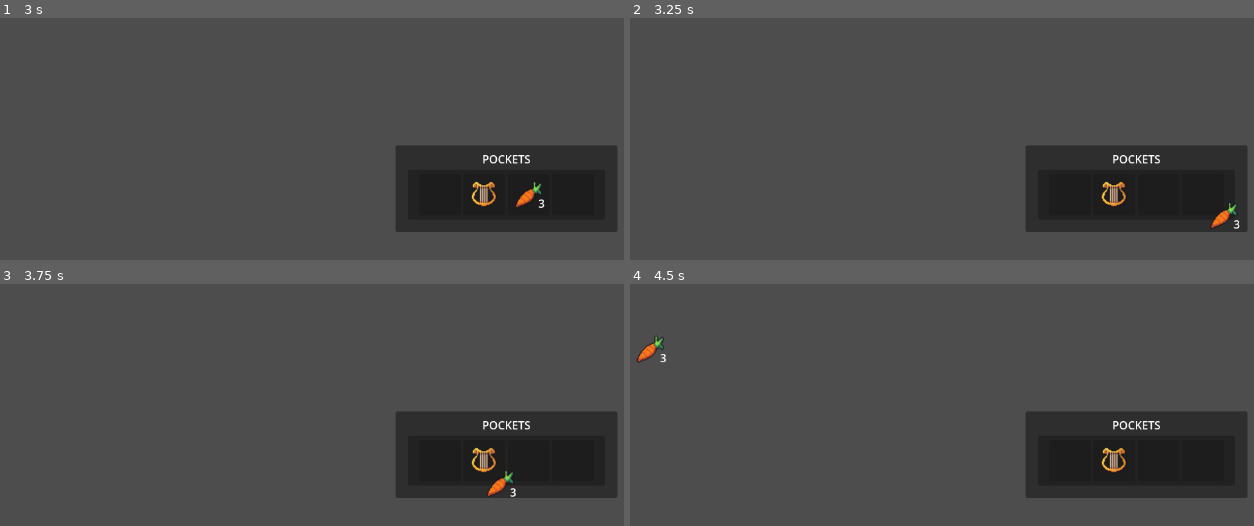
Above: before the commit, frames 1-4 (two rows, left to right).
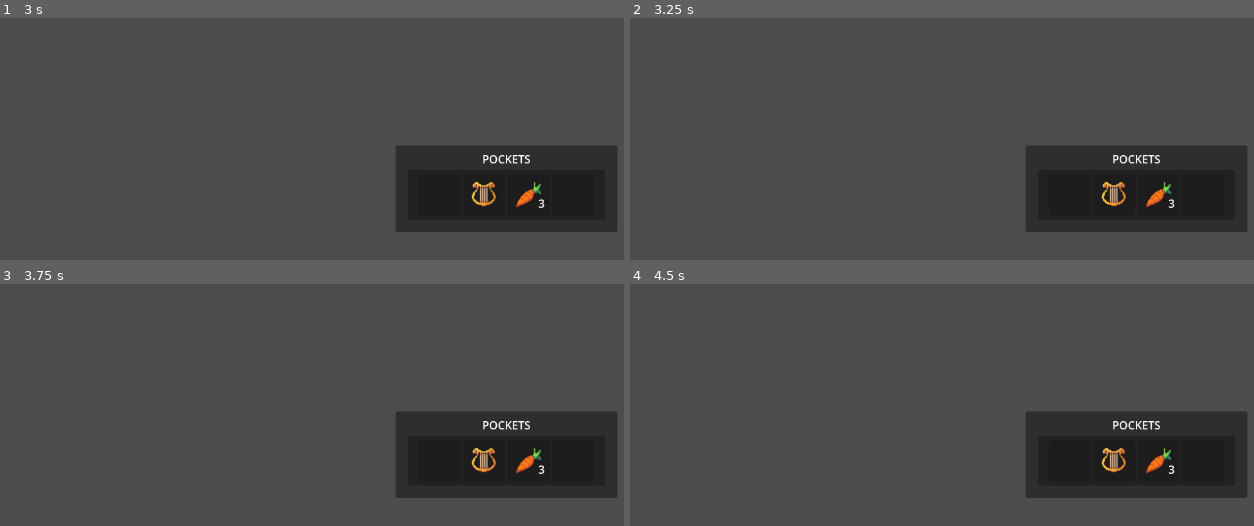
Above: after the commit, the same moments.

Repository: hamgoblin45/Fascism-Sim
Game: Godot game, scene res://Interface/inventory_ui.tscn
Same seed, same stepped clock (60 frames per second), same inputs: the game is played once before the commit and once after it.
Inputs (mouse positions are in pixels of both pictures, inside the frame that each line leads up to):
- Up to frame 1 (3 s): tap Enter at 0.5, 2 s; move the mouse to (443, 194) at 0.52 s; click (443, 194) at 0.6 s; tap Space at 1.25, 2.75 s; move the mouse to (486, 194) at 1.27 s; click (486, 194) at 1.35 s; move the mouse to (530, 194) at 2.02 s; click (530, 194) at 2.1 s; move the mouse to (574, 194) at 2.77 s; click (574, 194) at 2.85 s
- Up to frame 2 (3.25 s): no input
- Up to frame 3 (3.75 s): tap Enter at 3.5 s; move the mouse to (480, 463) at 3.52 s; click (480, 463) at 3.6 s
- Up to frame 4 (4.5 s): tap Space at 4.25 s; move the mouse to (outside the picture) at 4.27 s; click (outside the picture) at 4.35 s

Frame 1 is identical in both runs. In frame 2, 0.4% of the frame differs, in the area x 82-98%, y 67-88%; in frame 3, 0.4%; in frame 4, 0.4%, in the area x 1-88%, y 21-79%.

Commit message:
Can drag and drop items onto empty slots

Diff:
--- a/fasc-sim-inventory-ui/Interface/inventory_slot_ui.gd
+++ b/fasc-sim-inventory-ui/Interface/inventory_slot_ui.gd
@@ -46,7 +46,7 @@
 		if event.button_index == MOUSE_BUTTON_LEFT:
 			#if Input.is_action_pressed("")
 			print("left click")
-			EventBus.inventory_interacted.emit(slot_data, "click")
+			EventBus.inventory_interacted.emit(self, slot_data, "click")
 		if event.button_index == MOUSE_BUTTON_RIGHT:
 			print("right click")
-			EventBus.inventory_interacted.emit(slot_data, "r_click")
+			EventBus.inventory_interacted.emit(self, slot_data, "r_click")
--- a/fasc-sim-inventory-ui/Interface/inventory_ui.gd
+++ b/fasc-sim-inventory-ui/Interface/inventory_ui.gd
@@ -30,27 +30,38 @@
 		pocket_slot_container.add_child(slot_ui)
 		slot_ui.set_slot_data(slot)
 
-func _on_inventory_interact(slot: InventorySlotData, type: String):
+func _on_inventory_interact(slot: PanelContainer, slot_data: InventorySlotData, type: String):
 	match type:
 		"click":
 			print("Click from %s received by inventoryUI" % slot)
-			if slot and slot.item_data:
-				print("Clicked %s" % slot.item_data.name)
-				grabbed_slot_data = slot
+			if grabbed_slot_data:
+				if slot_data and slot_data.item_data:
+					print("Clicked %s" % slot_data.item_data.name)
+
+					if grabbed_slot_data != slot_data:
+						print("Trying to merge grabbed slot with existing slot")
+
+
+				else:
+					slot.set_slot_data(grabbed_slot_data)
+					_clear_grabbed_slot()
+			else:
+				grabbed_slot_data = slot_data
 				grab_timer.start()
 		"r_click":
 			print("Right Click from %s received by inventoryUI" % slot)
 
-func _unhandled_input(event: InputEvent) -> void:
-	# Stop grabbing if click released early
-	if event is InputEventMouseButton:
-		if !grab_timer.is_stopped() and !event.is_pressed():
-			grabbed_slot_data = null
-			grab_timer.stop()
 
 func _physics_process(_delta: float) -> void:
 	if grabbed_slot_ui.visible:
 		grabbed_slot_ui.position = get_local_mouse_position()
+	# Stop grabbing if click released early
+	if Input.is_action_just_released("click"):
+		print("click released")
+		if grabbed_slot_data and not grab_timer.is_stopped():
+			grabbed_slot_data = null
+			grab_timer.stop()
+			print("grab aborted")
 
 func _set_grabbed_slot():
 	if !grabbed_slot_data or !grabbed_slot_data.item_data:
@@ -65,5 +76,9 @@
 
 	EventBus.removing_item_from_inventory.emit(grabbed_slot_data)
 
+func _clear_grabbed_slot():
+	grabbed_slot_data = null
+	grabbed_slot_ui.hide()
+
 func _on_grab_timer_timeout() -> void:
 	_set_grabbed_slot()
--- a/fasc-sim-inventory-ui/Interface/inventory_ui.tscn
+++ b/fasc-sim-inventory-ui/Interface/inventory_ui.tscn
@@ -101,6 +101,7 @@
 
 [node name="ItemUI" type="MarginContainer" parent="GrabbedSlotUI"]
 layout_mode = 2
+mouse_filter = 2
 theme_override_constants/margin_left = 6
 theme_override_constants/margin_top = 6
 theme_override_constants/margin_right = 6
@@ -110,6 +111,7 @@
 unique_name_in_owner = true
 custom_minimum_size = Vector2(48, 48)
 layout_mode = 2
+mouse_filter = 2
 texture = ExtResource("8_bjljn")
 expand_mode = 1
 
@@ -123,6 +125,7 @@
 
 [node name="GrabTimer" type="Timer" parent="GrabbedSlotUI"]
 unique_name_in_owner = true
+wait_time = 0.5
 one_shot = true
 
 [connection signal="timeout" from="GrabbedSlotUI/GrabTimer" to="." method="_on_grab_timer_timeout"]
--- a/fasc-sim-inventory-ui/Scripts/EventBus.gd
+++ b/fasc-sim-inventory-ui/Scripts/EventBus.gd
@@ -1,6 +1,6 @@
 extends Node
 
 
-signal inventory_interacted(slot_data: InventorySlotData, type: String)
+signal inventory_interacted(slot: PanelContainer, slot_data: InventorySlotData, type: String)
 signal inventory_item_updated(slot_data: InventorySlotData)
 signal removing_item_from_inventory(_clear_slot_data: InventorySlotData)
--- a/fasc-sim-inventory-ui/project.godot
+++ b/fasc-sim-inventory-ui/project.godot
@@ -23,3 +23,11 @@
 [dotnet]
 
 project/assembly_name="FascSim-InventoryUI"
+
+[input]
+
+click={
+"deadzone": 0.2,
+"events": [Object(InputEventMouseButton,"resource_local_to_scene":false,"resource_name":"","device":-1,"window_id":0,"alt_pressed":false,"shift_pressed":false,"ctrl_pressed":false,"meta_pressed":false,"button_mask":0,"position":Vector2(0, 0),"global_position":Vector2(0, 0),"factor":1.0,"button_index":1,"canceled":false,"pressed":false,"double_click":false,"script":null)
+]
+}
